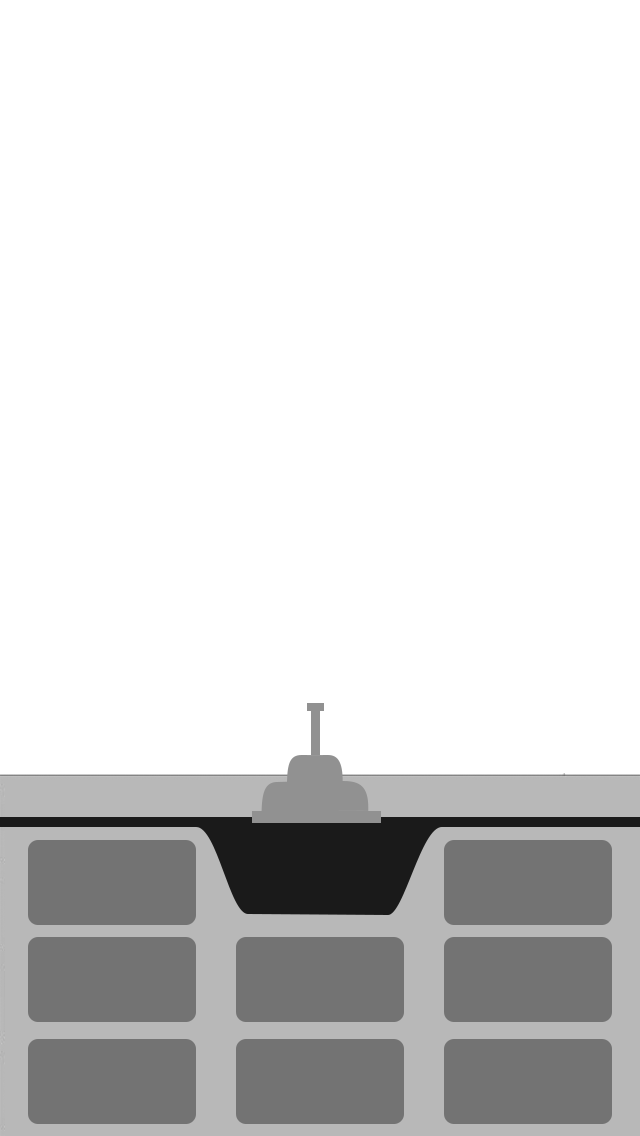
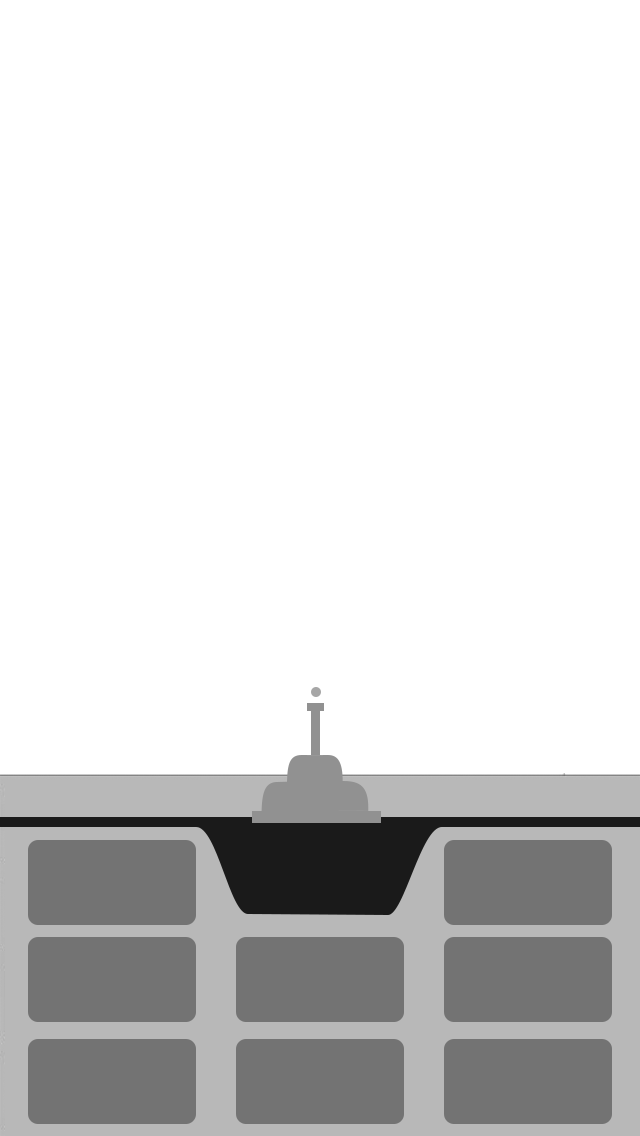
Layers edited between the first and the second 640×1136 image:
added layer "炮弹" above "火炮炮筒套" over [311,687,321,697]
